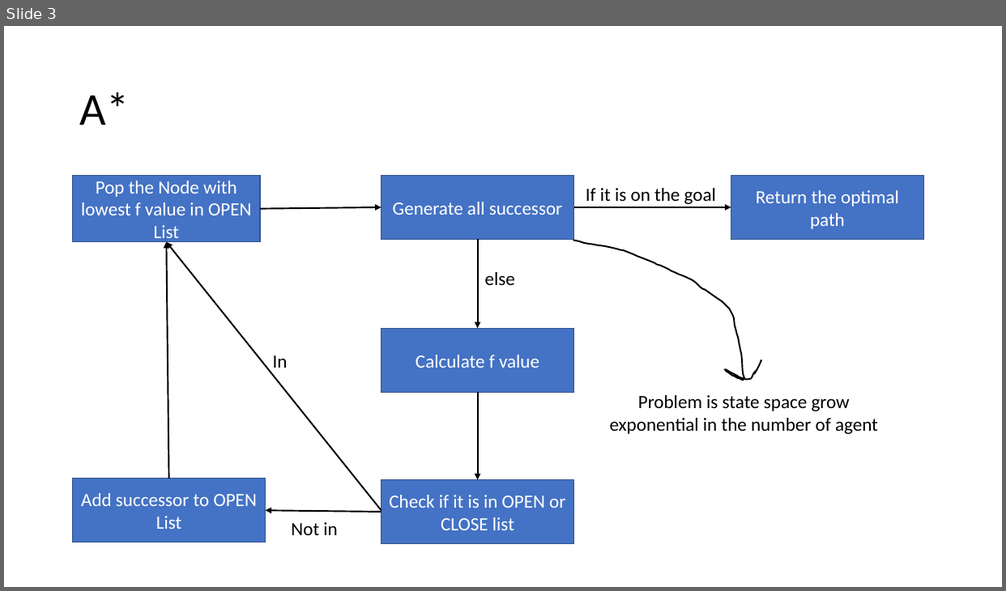
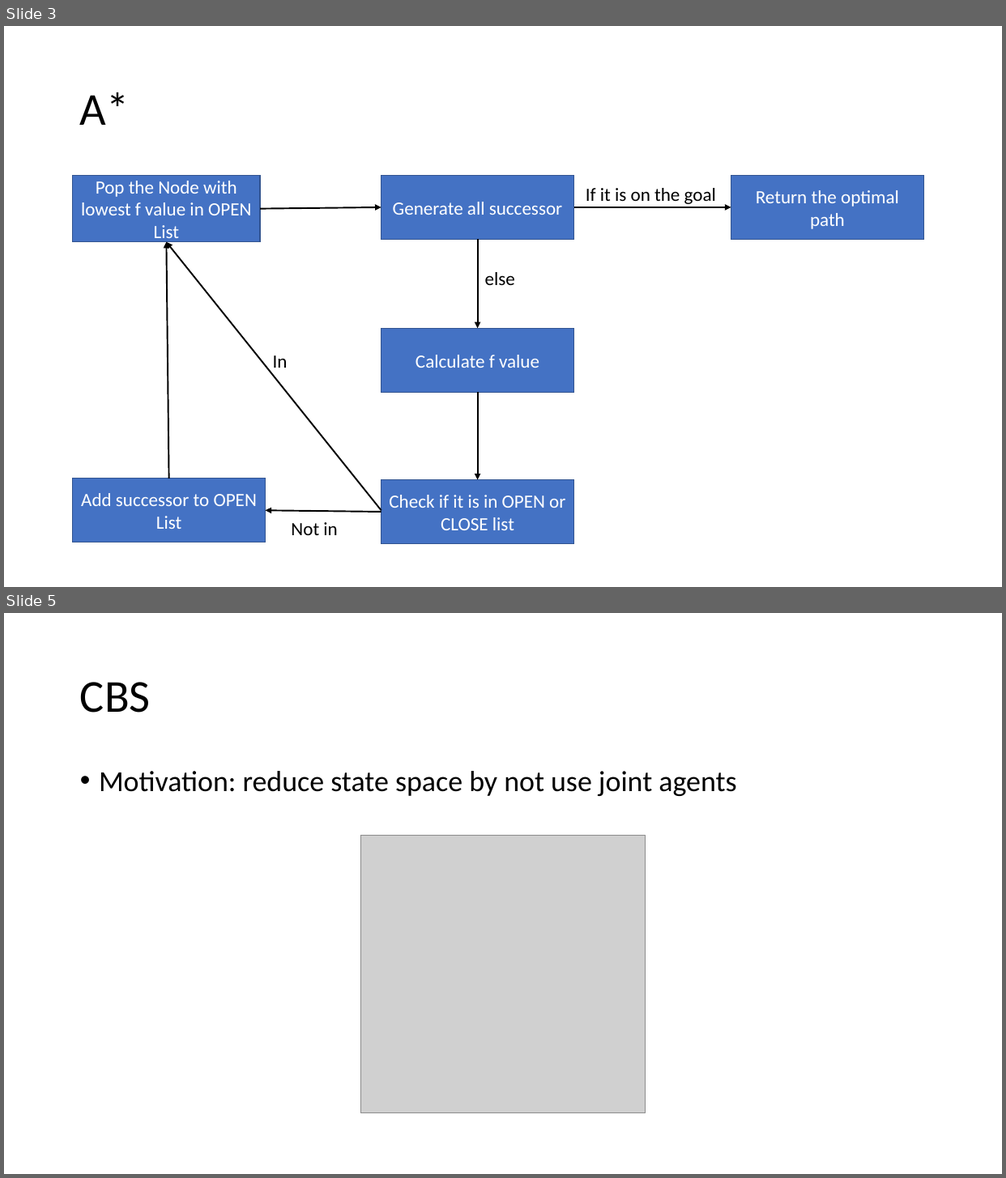
Before and after one commit to DemirDorukDilek/CBS, a slide deck: dahahilipls.pptx. Shown one above the other, each under a label of ours: slide 3 before the commit, slides 3 and 5 after it; the slides between them are not shown. The pictures are 1006x591 and 1006x1178 pixels, drawn with LibreOffice and Linux fonts; fonts in the diff are those of the drawing; grey boxes stand for pictures. Boxes give left, top, right and bottom in pixels: in the first picture for what was removed or moved away, otherwise in the second. Text is boxed around its words. In the diff, an @@ line names an element or a change of style, - is before the commit and + after.

```diff
--- a/dahahilipls.pptx
+++ b/dahahilipls.pptx
@@ slide 5 added at [4,613,1002,1174], background #FFFFFF @@
@@ title added at [80,682,151,713], 44 pt, text #000000 @@
+CBS
@@ text added at [99,771,736,796], 28 pt, text #000000 @@
+• Motivation: reduce state space by not use joint agents
@@ picture added at [360,835,646,1114] @@
@@ slide 3 changed as well @@
@@ freeform shape removed at [573,240,761,380] @@
@@ text removed at [610,395,878,434] @@
-Problem is state space grow exponential in the number of agent
```
Also in this commit, not shown: 9 other slides added, 1 slide removed.
